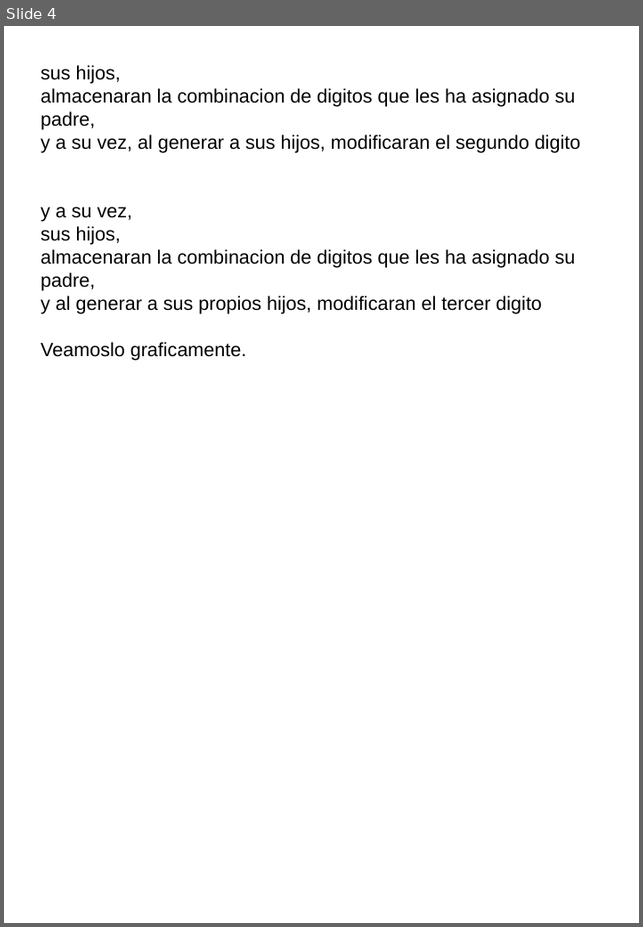
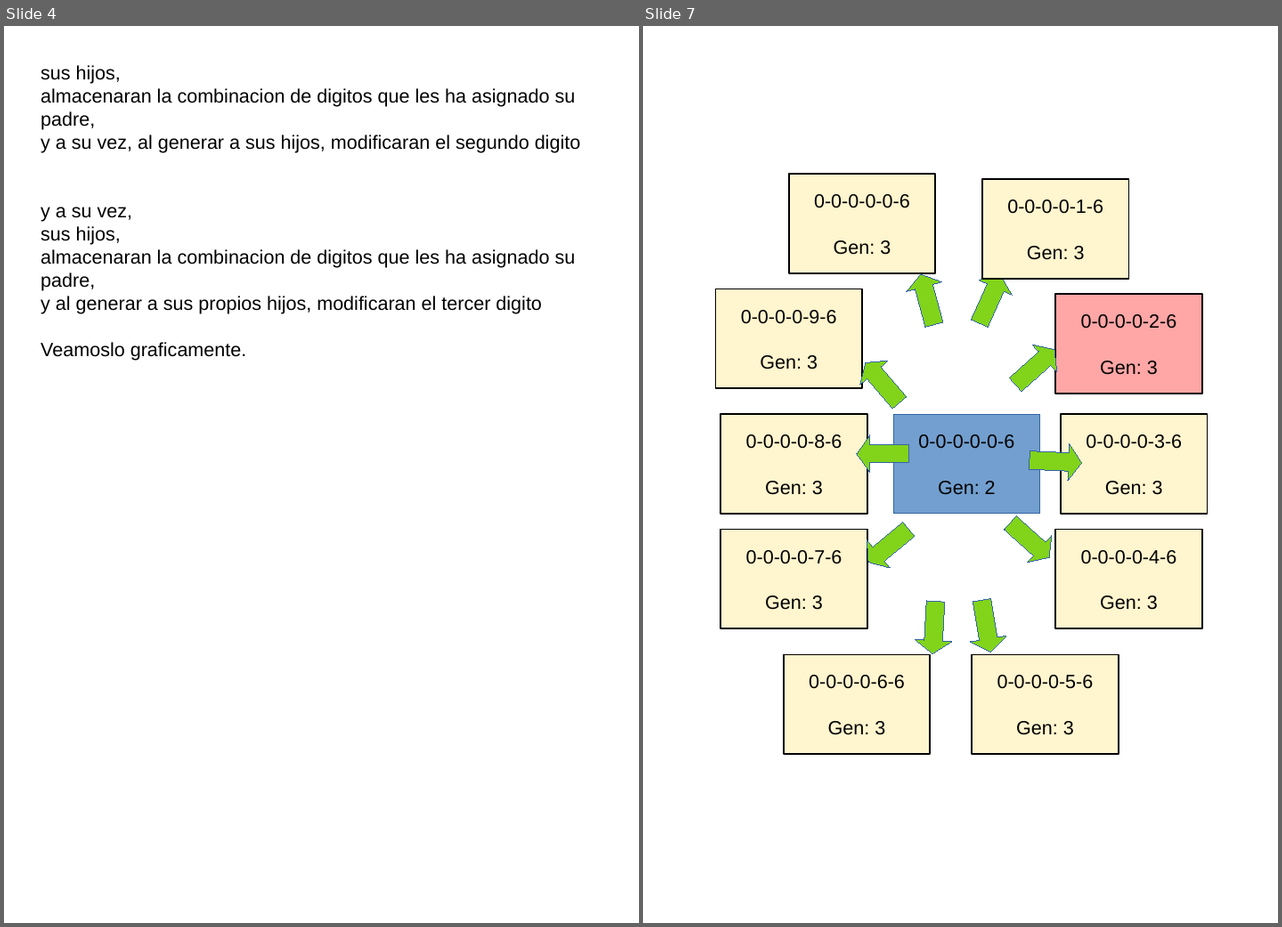
Before and after one commit to fabhrius/La-Cosa, a slide deck: capitulos/Otros ejemplos de resolucion de problemas/Ejemplos de resolucion de problemas mas complejos.odp. Shown side by side, each under a label of ours: slide 4 before the commit, slides 4 and 7 after it; the slides between them are not shown. The pictures are 643x927 and 1282x927 pixels, drawn with LibreOffice and Linux fonts; fonts in the diff are those of the drawing. Boxes give left, top, right and bottom in pixels: in the first picture for what was removed or moved away, otherwise in the second. Text is boxed around its words. In the diff, an @@ line names an element or a change of style, - is before the commit and + after.

```diff
--- a/capitulos/Otros ejemplos de resolucion de problemas/Ejemplos de resolucion de problemas mas complejos.odp
+++ b/capitulos/Otros ejemplos de resolucion de problemas/Ejemplos de resolucion de problemas mas complejos.odp
@@ slide 7 added at <box>643,26,1278,923</box>, background #FFFFFF @@
@@ rectangle added at <box>789,174,935,273</box>, fill #FFF5CE, outline #000000 1.5 pt, 18 pt, text #000000 @@
+0-0-0-0-0-6
+Gen: 3
@@ rectangle added at <box>982,179,1129,279</box>, fill #FFF5CE, outline #000000 1.5 pt, 18 pt, text #000000 @@
+0-0-0-0-1-6
+Gen: 3
@@ rectangle added at <box>715,289,862,388</box>, fill #FFF5CE, outline #000000 1.5 pt, 18 pt, text #000000 @@
+0-0-0-0-9-6
+Gen: 3
@@ up arrow added at <box>902,269,952,329</box>, fill #81D41A, outline #3465A4 0 pt @@
@@ up arrow added at <box>963,268,1018,330</box>, fill #81D41A, outline #3465A4 0 pt @@
@@ rectangle added at <box>1055,295,1202,394</box>, fill #FFA6A6, outline #000000 1.5 pt, 18 pt, text #000000 @@
+0-0-0-0-2-6
+Gen: 3
@@ up arrow added at <box>1003,336,1066,398</box>, fill #81D41A, outline #3465A4 0 pt @@
@@ up arrow added at <box>851,351,914,415</box>, fill #81D41A, outline #3465A4 0 pt @@
@@ rectangle added at <box>720,414,867,513</box>, fill #FFF5CE, outline #000000 1.5 pt, 18 pt, text #000000 @@
+0-0-0-0-8-6
+Gen: 3
@@ rectangle added at <box>893,414,1040,513</box>, fill #729FCF, outline #3465A4 0 pt, 18 pt, text #000000 @@
+0-0-0-0-0-6
+Gen: 2
@@ rectangle added at <box>1060,414,1207,513</box>, fill #FFF5CE, outline #000000 1.5 pt, 18 pt, text #000000 @@
+0-0-0-0-3-6
+Gen: 3
@@ up arrow added at <box>857,435,909,472</box>, fill #81D41A, outline #3465A4 0 pt @@
@@ up arrow added at <box>1028,442,1082,481</box>, fill #81D41A, outline #3465A4 0 pt @@
@@ rectangle added at <box>720,530,867,629</box>, fill #FFF5CE, outline #000000 1.5 pt, 18 pt, text #000000 @@
+0-0-0-0-7-6
+Gen: 3
@@ up arrow added at <box>857,515,921,576</box>, fill #81D41A, outline #3465A4 0 pt @@
@@ up arrow added at <box>998,509,1061,572</box>, fill #81D41A, outline #3465A4 0 pt @@
@@ rectangle added at <box>1055,530,1202,629</box>, fill #FFF5CE, outline #000000 1.5 pt, 18 pt, text #000000 @@
+0-0-0-0-4-6
+Gen: 3
@@ up arrow added at <box>914,600,954,654</box>, fill #81D41A, outline #3465A4 0 pt @@
@@ up arrow added at <box>963,597,1009,654</box>, fill #81D41A, outline #3465A4 0 pt @@
@@ rectangle added at <box>784,654,930,753</box>, fill #FFF5CE, outline #000000 1.5 pt, 18 pt, text #000000 @@
+0-0-0-0-6-6
+Gen: 3
@@ rectangle added at <box>971,654,1118,753</box>, fill #FFF5CE, outline #000000 1.5 pt, 18 pt, text #000000 @@
+0-0-0-0-5-6
+Gen: 3
```
Also in this commit, not shown: 6 other slides added, 1 slide removed.
